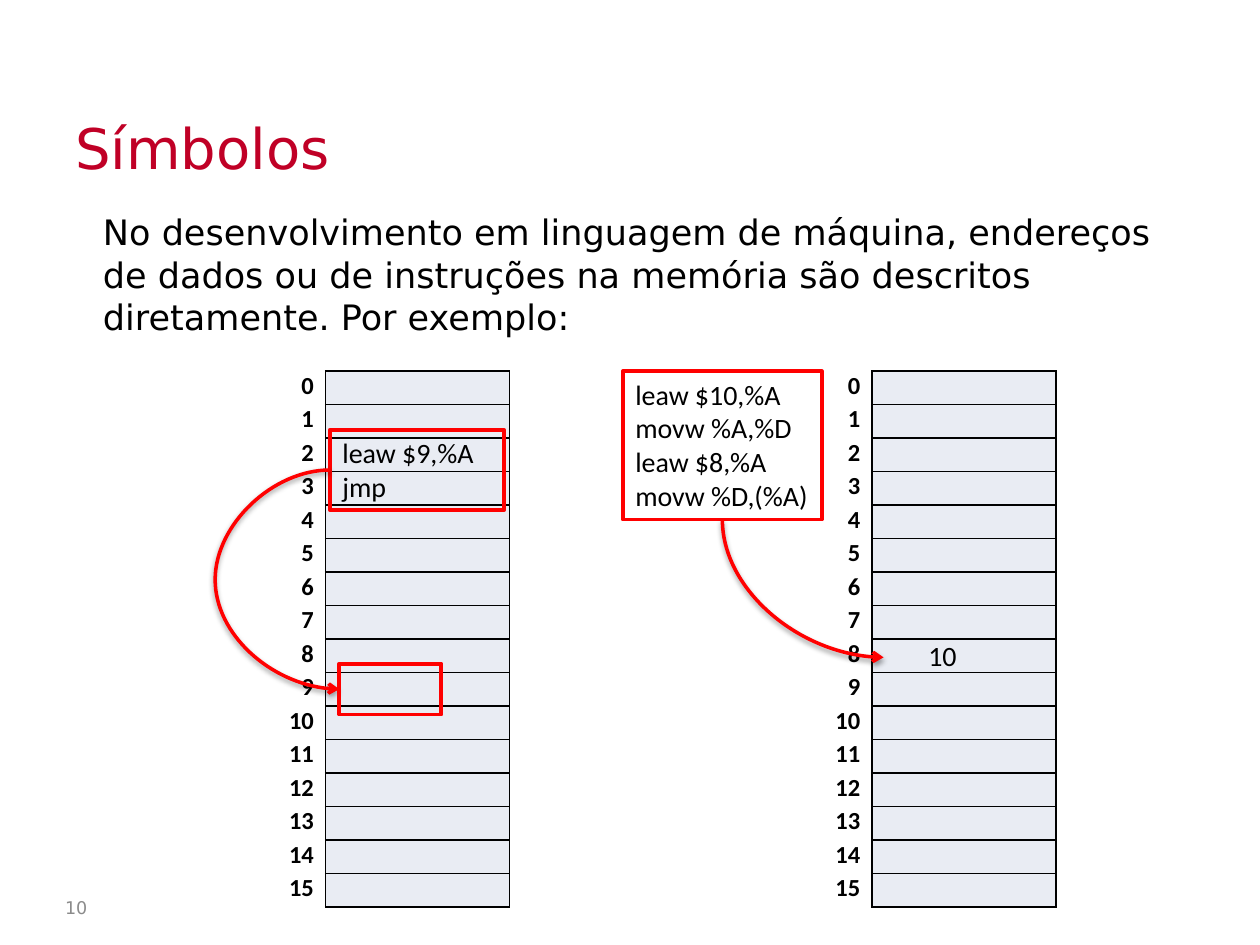
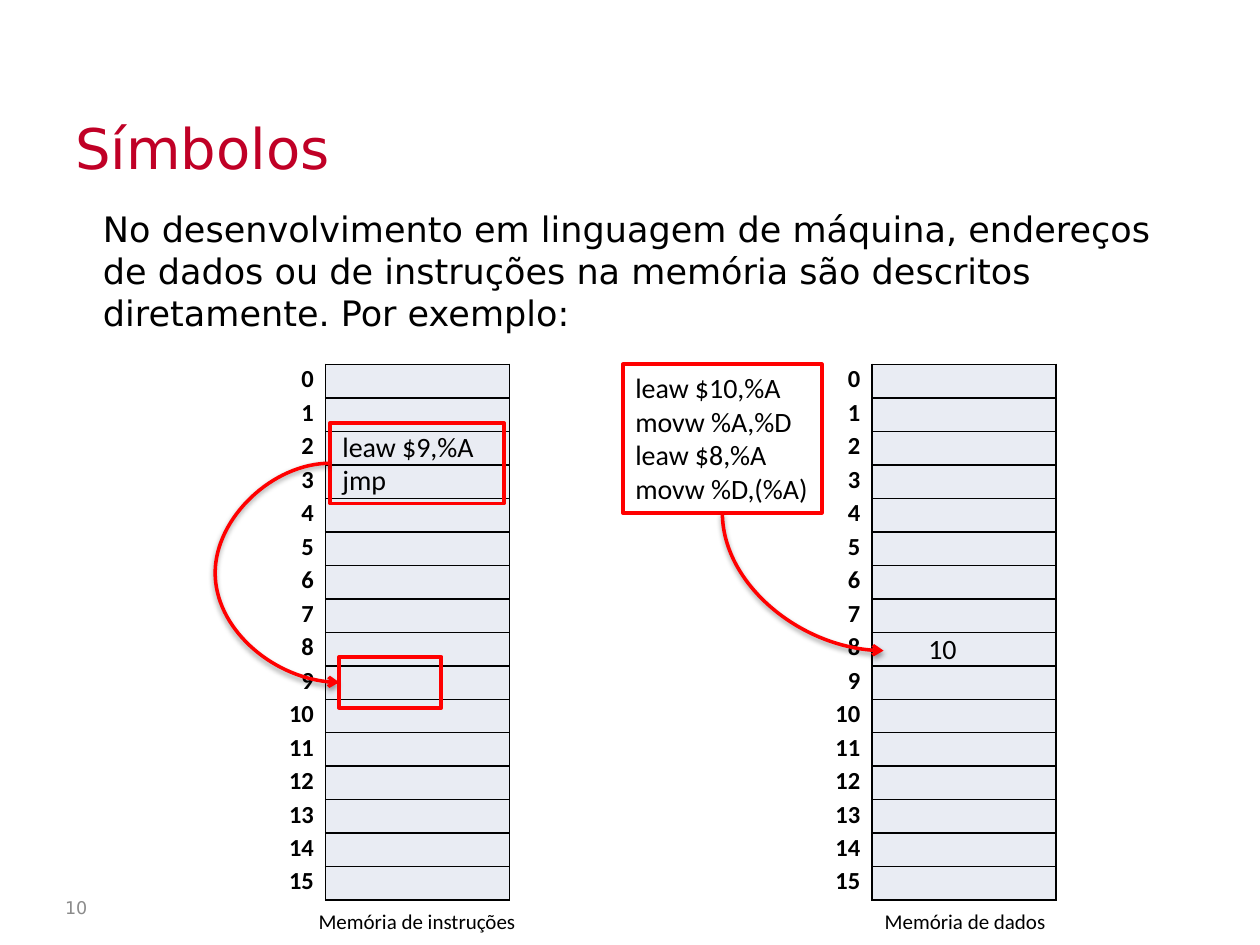
Before and after one commit to Insper/bits-e-proc, a slide deck: slide 10 of docs-src/slides/conteudoAssembler.pptx. Drawn at 1260x945 pixels with LibreOffice and Linux fonts; fonts in the diff are those of the drawing; background and template pictures are left out. Boxes give left, top, right and bottom in pixels: in the first picture for what was removed or moved away, otherwise in the second. Text is boxed around its words. In the diff, an @@ line names an element or a change of style, - is before the commit and + after.

```diff
--- a/docs-src/slides/conteudoAssembler.pptx
+++ b/docs-src/slides/conteudoAssembler.pptx
@@ text "No desenvolvimento em linguagem de ...": place and size @@
-text "No desenvolvimento em linguagem de ..." at [103,217,1150,338]
+text "No desenvolvimento em linguagem de ..." at [103,214,1150,334]
@@ 2 curved arrows, 1 rectangle: place and size @@
-2 curved arrows, 1 rectangle at [215,430,883,689]
+2 curved arrows, 1 rectangle at [215,423,883,683]
@@ 2 tables, 2 rectangles, 1 text: place and size @@
-2 tables, 2 rectangles, 1 text at [270,372,1056,907]
+2 tables, 2 rectangles, 1 text at [270,364,1056,900]
@@ text added at [319,914,515,933], 12 pt, text #000000 @@
+Memória de instruções
@@ text added at [885,914,1045,929], 12 pt, text #000000 @@
+Memória de dados
```
Also in this commit, not shown: 14 other slides changed, 2 other files.
